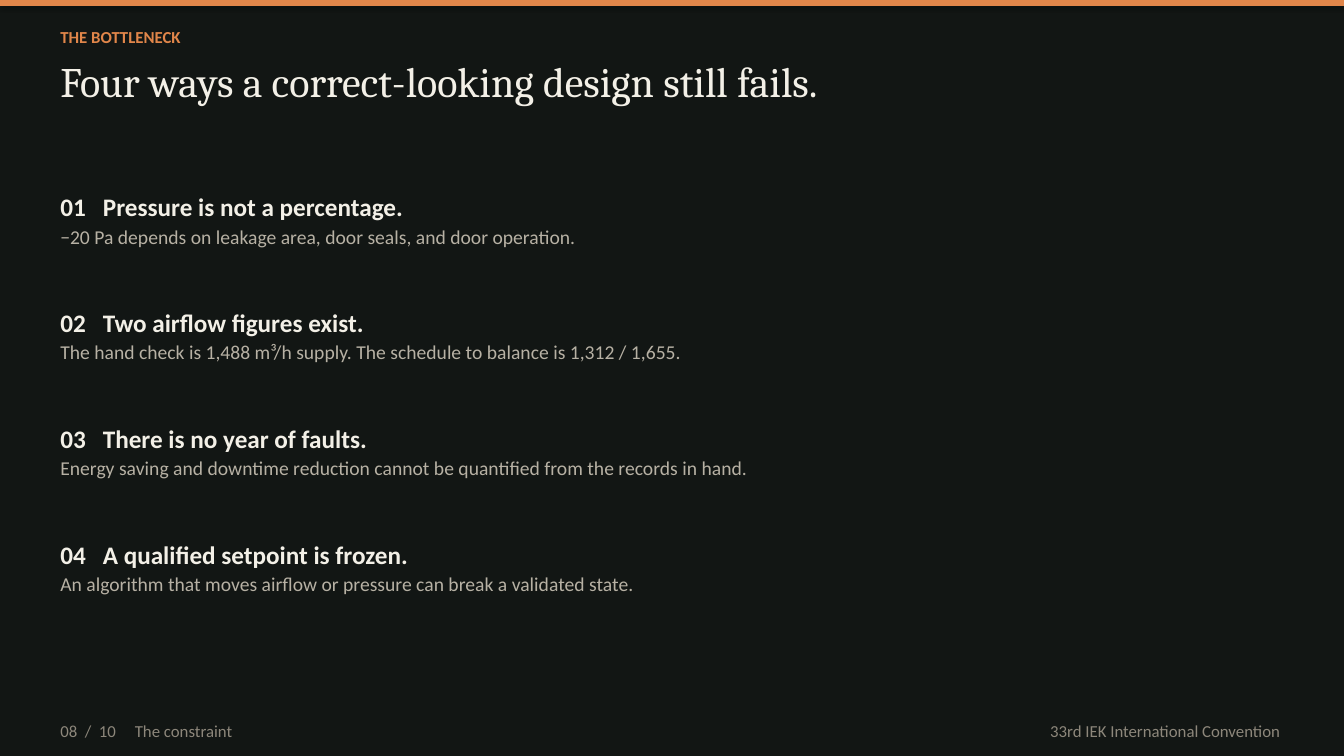
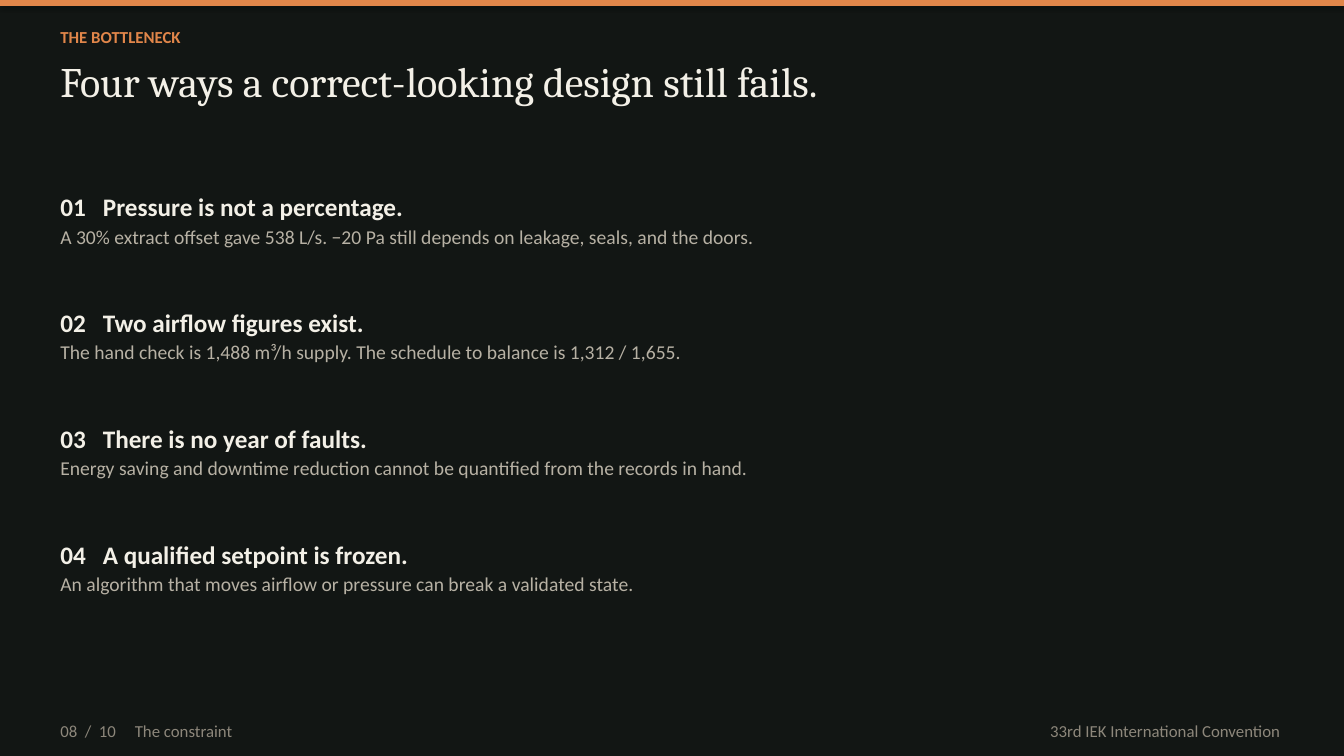
Before and after one commit to kakaijacob/Special-Operations-Schema, a slide deck: slide 8 of iek-talks/IEK_Cyclotron_HVAC_10_slides.pptx. Drawn at 1344x756 pixels with LibreOffice and Linux fonts; fonts in the diff are those of the drawing. Boxes give left, top, right and bottom in pixels: in the first picture for what was removed or moved away, otherwise in the second. Text is boxed around its words. In the diff, an @@ line names an element or a change of style, - is before the commit and + after.

```diff
--- a/iek-talks/IEK_Cyclotron_HVAC_10_slides.pptx
+++ b/iek-talks/IEK_Cyclotron_HVAC_10_slides.pptx
@@ text at [60,230,753,248]: text changed @@
-−20 Pa depends on leakage area, door seals, and door operation.
+A 30% extract offset gave 538 L/s. −20 Pa still depends on leakage, seals, and the doors.
```
Also in this commit, not shown: 2 other slides changed, 1 slide added, 1 slide removed, 2 other files.
